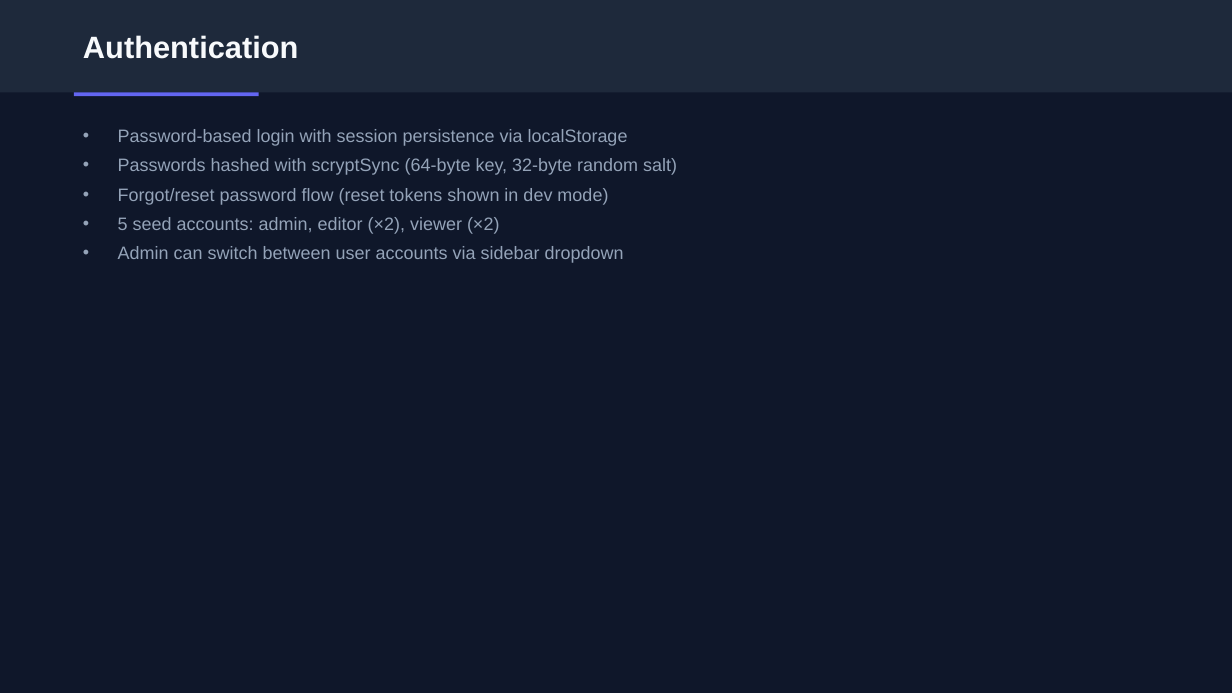
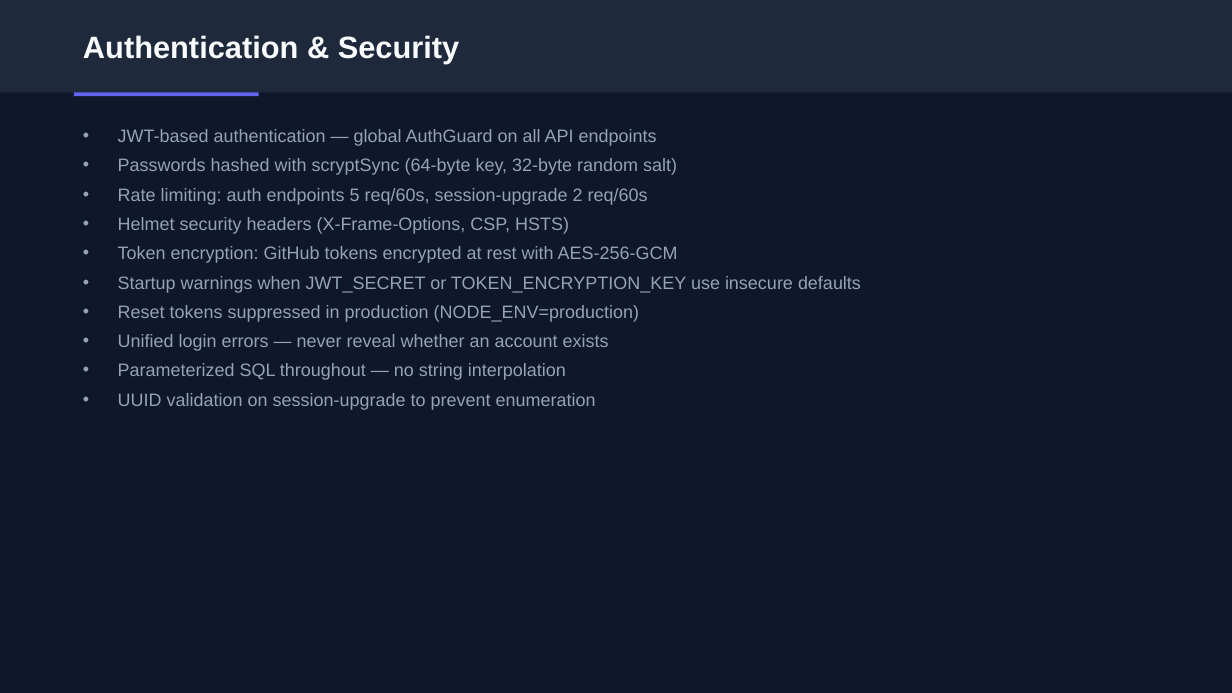
Before and after one commit to jj-shen99/uxperf, a slide deck: slide 24 of docs/UI_Performance_Framework_Presentation.pptx. Drawn at 1232x693 pixels with LibreOffice and Linux fonts; fonts in the diff are those of the drawing. Boxes give left, top, right and bottom in pixels: in the first picture for what was removed or moved away, otherwise in the second. Text is boxed around its words. In the diff, an @@ line names an element or a change of style, - is before the commit and + after.

```diff
--- a/docs/UI_Performance_Framework_Presentation.pptx
+++ b/docs/UI_Performance_Framework_Presentation.pptx
@@ text at [83,35,459,64]: text changed @@
-Authentication
+Authentication & Security
@@ text at [118,129,657,146]: text changed @@
-• Password-based login with session persistence via localStorage
+• JWT-based authentication — global AuthGuard on all API endpoints
@@ text at [118,188,861,410]: text changed @@
-• Forgot/reset password flow (reset tokens shown in dev mode)
-• 5 seed accounts: admin, editor (×2), viewer (×2)
-• Admin can switch between user accounts via sidebar dropdown
+• Rate limiting: auth endpoints 5 req/60s, session-upgrade 2 req/60s
+• Helmet security headers (X-Frame-Options, CSP, HSTS)
+• Token encryption: GitHub tokens encrypted at rest with AES-256-GCM
+• Startup warnings when JWT_SECRET or TOKEN_ENCRYPTION_KEY use insecure defaults
+• Reset tokens suppressed in production (NODE_ENV=production)
+• Unified login errors — never reveal whether an account exists
+• Parameterized SQL throughout — no string interpolation
+• UUID validation on session-upgrade to prevent enumeration
```
Also in this commit, not shown: 8 other slides changed, 14 other files.
